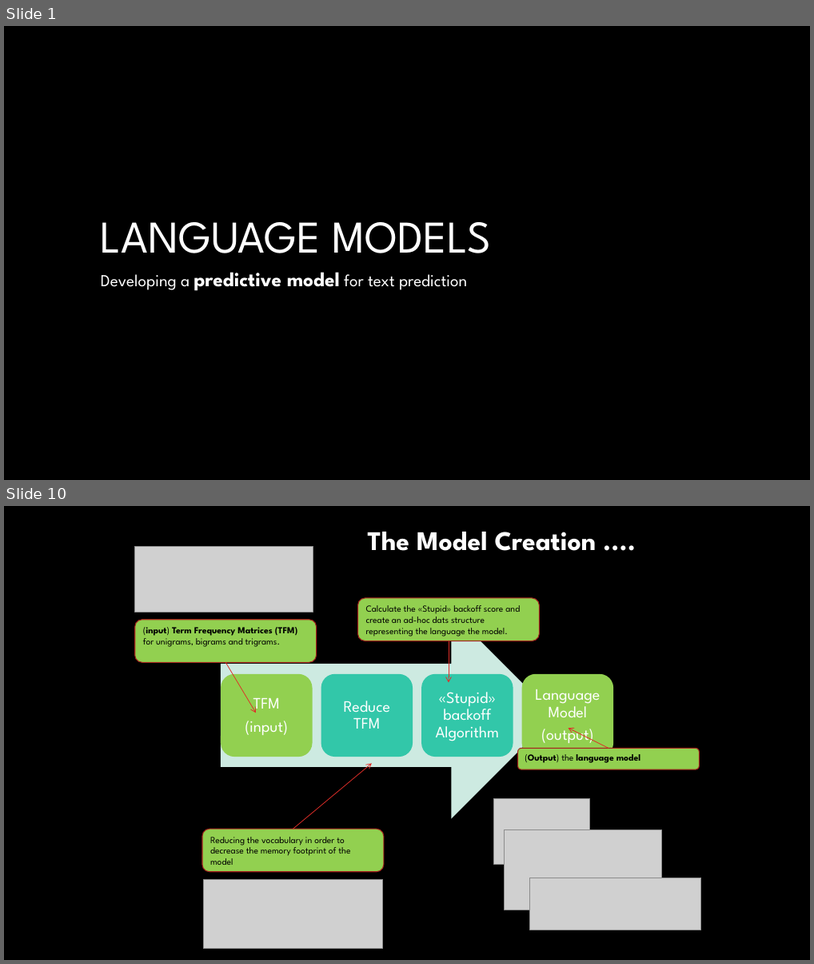
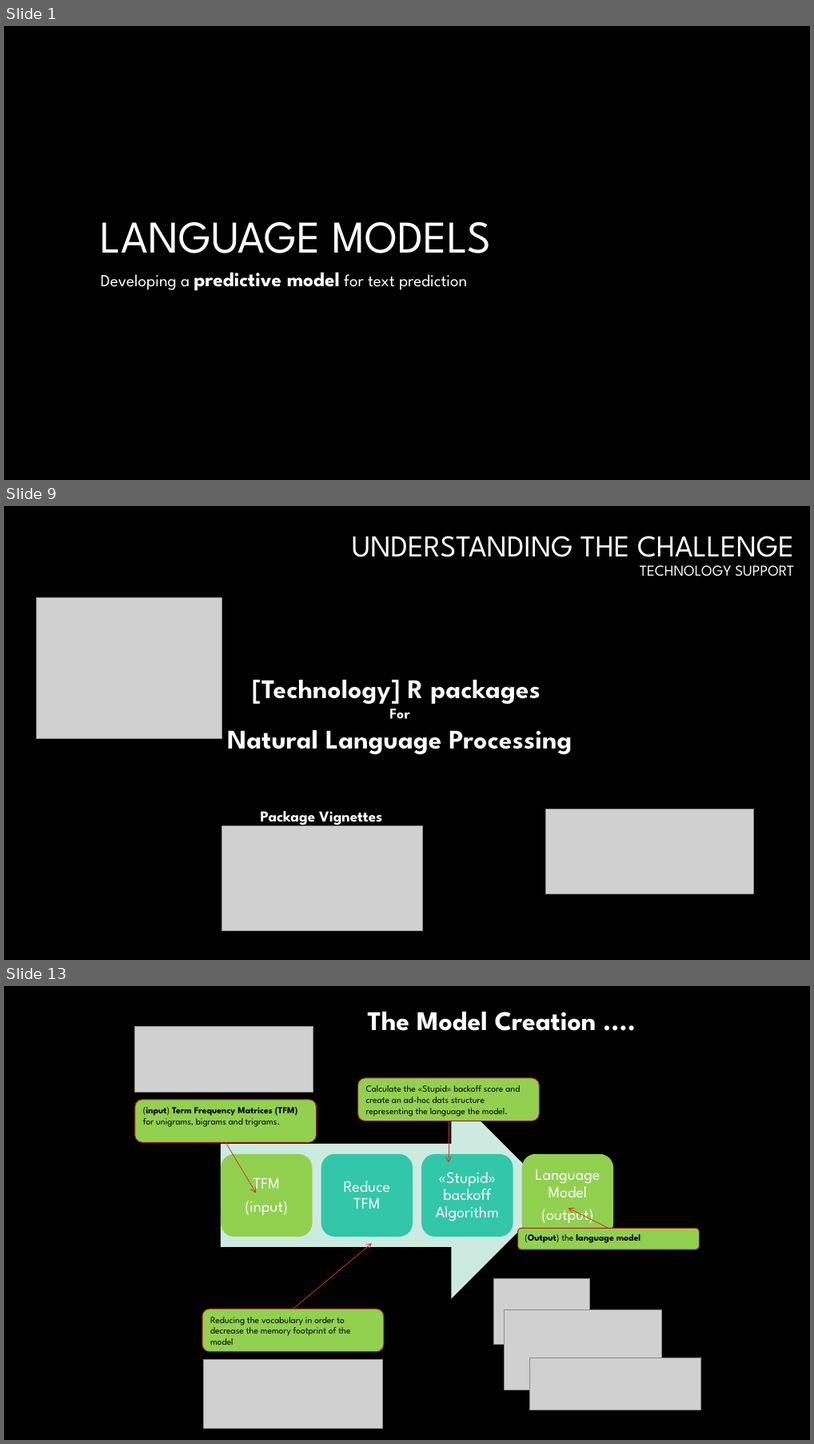
Before and after one commit to pparacch/CapstoneProjectDataScienceSpecialization, a slide deck: notes/meetUp_case_textPrediction.pptx. Shown one above the other, each under a label of ours: slides 1 and 10 before the commit, slides 1, 9 and 13 after it; the slides between them are not shown. The pictures are 814x964 and 814x1444 pixels, drawn with LibreOffice and Linux fonts; fonts in the diff are those of the drawing; grey boxes stand for pictures; background and template pictures are left out. Boxes give left, top, right and bottom in pixels: in the first picture for what was removed or moved away, otherwise in the second. Text is boxed around its words. In the diff, an @@ line names an element or a change of style, - is before the commit and + after.

```diff
--- a/notes/meetUp_case_textPrediction.pptx
+++ b/notes/meetUp_case_textPrediction.pptx
@@ slide 9 added at (4, 506, 810, 960), background #000000 @@
@@ title added at (352, 536, 794, 576), 36 pt, text #FFFFFF @@
+UNDERSTANDING THE CHALLENGE
+TECHNOLOGY SUPPORT
@@ picture added at (36, 597, 222, 738) @@
@@ text added at (227, 680, 572, 755), 32 pt, text #FFFFFF, bold @@
+[Technology] R packages
+For
+Natural Language Processing
@@ text added at (261, 811, 382, 827), 18 pt, text #FFFFFF, bold @@
+Package Vignettes
@@ picture added at (546, 809, 754, 894) @@
@@ picture added at (222, 825, 423, 931) @@
@@ what was slide 10 is now slide 13 @@
```
Also in this commit, not shown: 6 slides changed, 4 other slides added, 2 slides removed.
